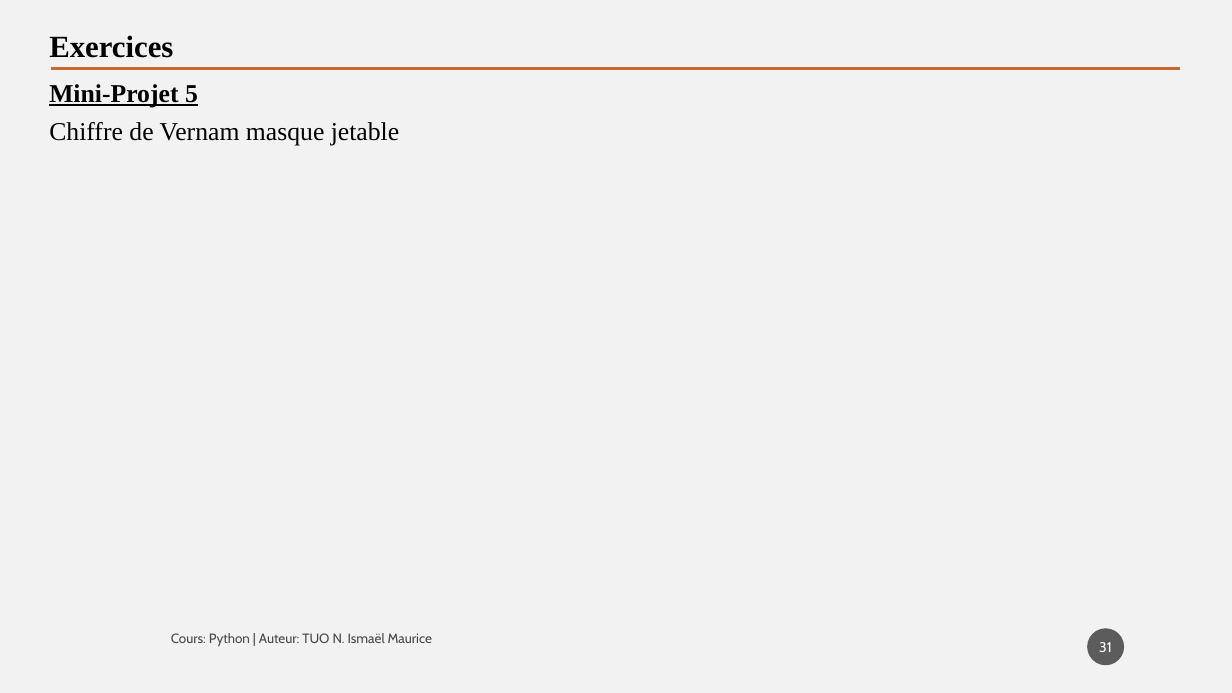
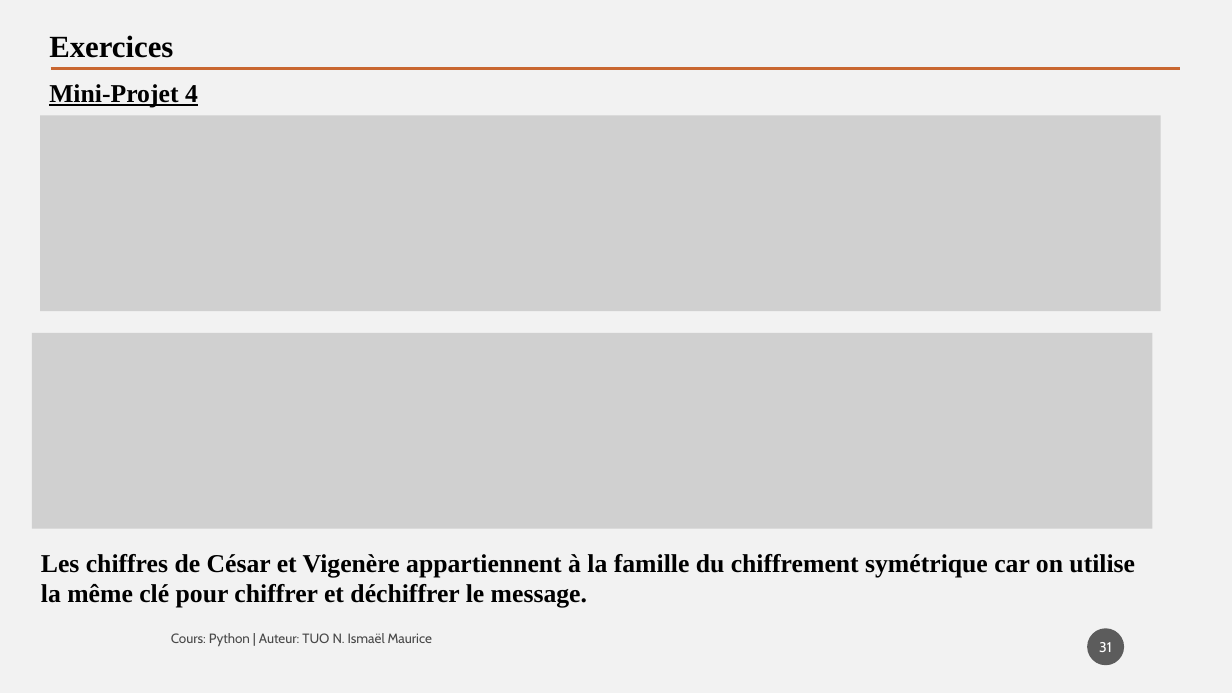
Before and after one commit to tisma95/cours-python, a slide deck: slide 31 of source/Chapitre 9 - Les listes.pptx. Drawn at 1232x693 pixels with LibreOffice and Linux fonts; fonts in the diff are those of the drawing; grey boxes stand for pictures. Boxes give left, top, right and bottom in pixels: in the first picture for what was removed or moved away, otherwise in the second. Text is boxed around its words. In the diff, an @@ line names an element or a change of style, - is before the commit and + after.

Commit message:
Feat(mini-projet): Chiffre de Vigenère dans les listes et tuples

```diff
--- a/source/Chapitre 9 - Les listes.pptx
+++ b/source/Chapitre 9 - Les listes.pptx
@@ text at [49, 84, 198, 107]: text changed @@
-Mini-Projet 5
+Mini-Projet 4
@@ picture added at [40, 116, 1161, 311] @@
@@ text removed at [49, 122, 399, 146] @@
-Chiffre de Vernam masque jetable
@@ picture added at [31, 333, 1153, 529] @@
@@ text added at [41, 554, 1135, 608], 20 pt, text #000000, bold @@
+Les chiffres de César et Vigenère appartiennent à la famille du chiffrement symétrique car on utilise la même clé pour chiffrer et déchiffrer le message.
```
Also in this commit, not shown: 1 other slide changed, 1 slide added, 3 other files.
